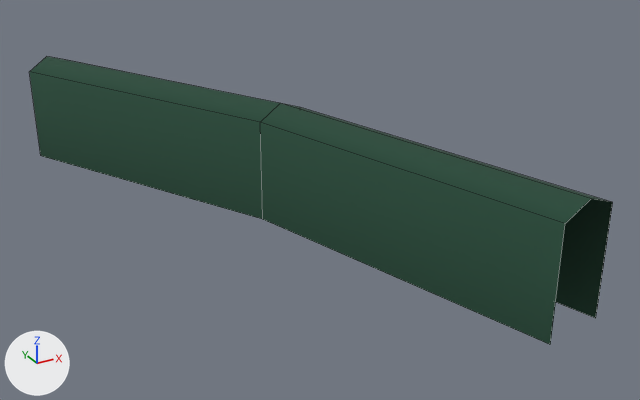
What one commit did to the FBX model BrackeysGameJam/Assets/_Main/Models/Walls/Ring43.fbx.
The view is the same before and after, from a 50 mm camera at (42.3, -3.4, 13.2) aimed at (55.8, 21.2, 0.9). The axes (+X, +Y, +Z) are drawn at lower left. The lights are the same throughout. Mesh edges are drawn as thin lines. Where no turn or scale is listed for an object, it has been applied to the vertices.

Before the edit, the objects in view are built like this:
```python
me_circle_074 = bpy.data.meshes.new('Circle.074')
me_circle_074.from_pydata(...)  # 15 vertices, 8 faces; spans x 48.8..59.6, y 11.4..33.8, z 0.0..4.0
me_circle_074.materials.append(mat_hedge)  # picture img_hedgetex_jpg
# before: 0 (57.5, 11.4, 0.0) at pixel (550, 344), 1 (54.2, 22.5, 0.0) at pixel (262, 219), 2 (48.8, 32.6, 0.0) at pixel (40, 155), 3 (59.6, 11.9, 0.0) at pixel (595, 318), 4 (56.2, 23.3, 0.0)
# before: 5 (50.5, 33.8, 0.0), 6 (57.5, 11.4, 3.6) at pixel (565, 223), 7 (54.2, 22.5, 3.6) at pixel (260, 122), 8 (48.8, 32.6, 3.6) at pixel (29, 71), 9 (59.6, 11.9, 3.6) at pixel (612, 202)
# before: 10 (56.2, 23.3, 3.6) at pixel (300, 107), 11 (50.5, 33.8, 3.6) at pixel (65, 59), 12 (58.6, 11.7, 4.0) at pixel (591, 198), 13 (55.2, 22.9, 4.0) at pixel (280, 103), 14 (49.7, 33.2, 4.0) at pixel (46, 56)
ob_ring43 = bpy.data.objects.new('Ring43', me_circle_074)
ob_ring43.location = (0.0, 0.0, 0.0)
```
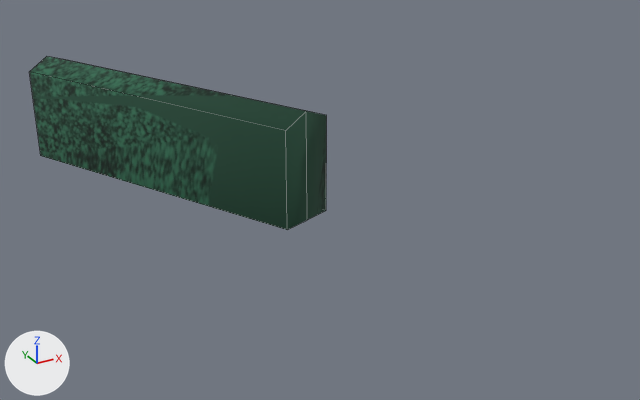
Pixel boxes (x1, y1, x2, y2) of what changed, in the pictures (640 x 400 px):
'Ring43', reshaped (49% narrower, 39% shorter): before (29, 56, 613, 344); after (29, 56, 326, 230)

The change in detail:
me_circle_074 is used by ob_ring43; location (0.0, 0.0, 0.0).
Verts and faces of me_circle_074; kept vertices keep their numbers, new ones are numbered from 15.
me_circle_074 had 15 vertices, 8 faces and spanned x 48.8..59.6, y 11.4..33.8, z 0.0..4.0.
me_circle_074 now has 11 vertices, 6 faces and spans x 48.8..56.5, y 21.3..33.8, z 0.0..4.0.
Part 1, on me_circle_074:
Vertices deleted: 0, 3, 6, 7, 9, 10, 12 (with the faces that use them).
Vertex 1 moves to (54.6, 21.3, 0.0), pixel (287, 229).
Vertex 4 moves to (56.5, 22.0, 0.0), pixel (326, 210).
Vertex 13 moves to (55.5, 21.6, 4.0), pixel (306, 111).
New vertex 15 is at (54.6, 21.3, 3.6), pixel (285, 130).
New vertex 16 is at (56.5, 22.0, 3.6), pixel (326, 115).
New vertex 17 is at (55.5, 21.6, 0.0), pixel (307, 220).
New faces: (4, 16, 13, 17), (11, 14, 13, 16), (8, 15, 13, 14), (1, 17, 13, 15), (1, 15, 8, 2), (4, 5, 11, 16).
